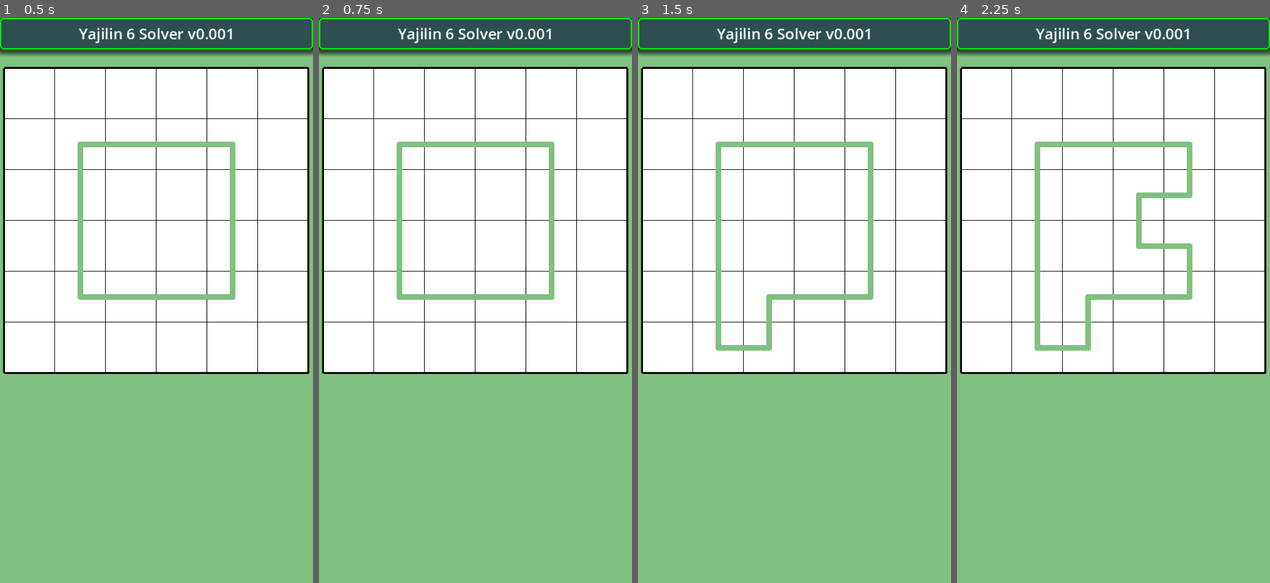
Above: before the commit, frames 1-4 (left to right).
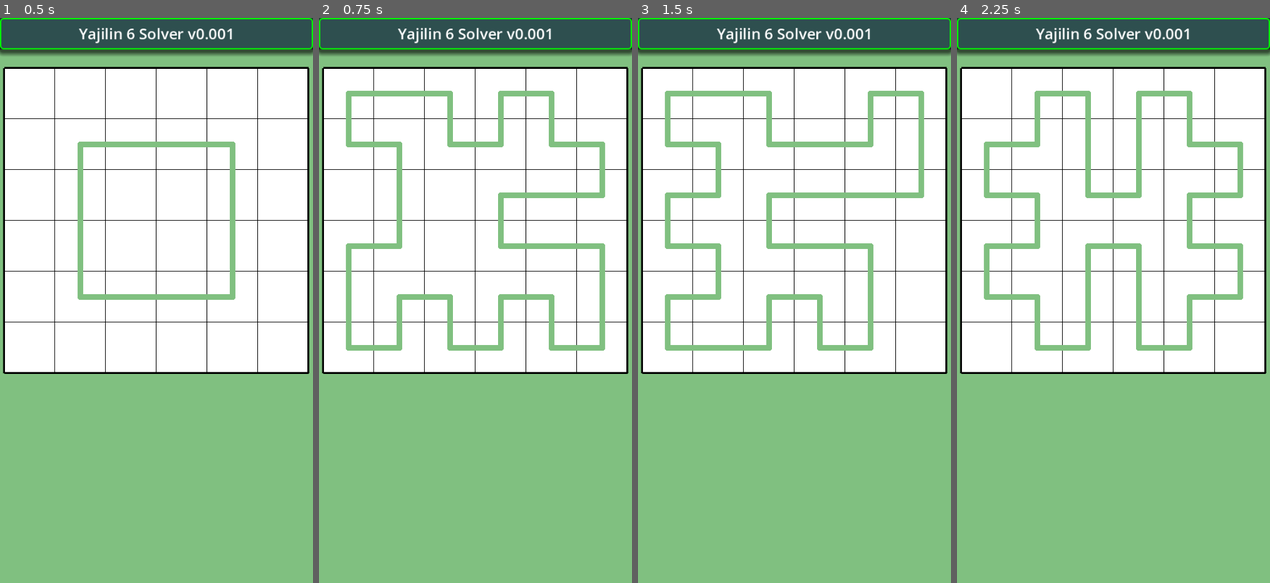
Above: after the commit, the same moments.

Repository: vivisuke/Yajilin6Solver
Game: Godot game, scene res://main.tscn
Same seed, same stepped clock (60 frames per second), same inputs: the game is played once before the commit and once after it.
Inputs (mouse positions are in pixels of both pictures, inside the frame that each line leads up to):
- Up to frame 1 (0.5 s): no input
- Up to frame 2 (0.75 s): tap Enter at 0.5 s; move the mouse to (544, 272) at 0.52 s; click (544, 272) at 0.67 s
- Up to frame 3 (1.5 s): tap Space at 1.25 s; move the mouse to (731, 328) at 1.27 s; click (731, 328) at 1.42 s
- Up to frame 4 (2.25 s): tap Enter at 2 s; move the mouse to (1144, 176) at 2.02 s; click (1144, 176) at 2.17 s

Frame 1 is identical in both runs. In frame 2, 5.3% of the frame differs, in the area x 8-92%, y 12-59%; in frame 3, 4.7%; in frame 4, 6.1%.

Commit message:
0013 ◎ C 02/15 02/15 0.001│ToDo│Board6x6：ループランダム生成 0014 ◎ C 02/15 02/15 0.001│ToDo│番人の壁が初期化されていない

Diff:
--- a/Yajilin6Solver/classes/Board6x6.gd
+++ b/Yajilin6Solver/classes/Board6x6.gd
@@ -17,6 +17,7 @@
 const LINE_LEFT = 8
 const DOT = 16
 
+var n_empty = 0
 var ary_board = []
 var dir_order
 
@@ -27,6 +28,7 @@
 func _init():
 	dir_order = [LINE_UP, LINE_DOWN, LINE_LEFT, LINE_RIGHT]
 	ary_board.resize(ARY_SIZE)
+	ary_board.fill(WALL)
 	make_loop()
 	#ary_board[xyToIX(0, 0)] = LINE_RIGHT | LINE_DOWN
 	#ary_board[xyToIX(1, 0)] = LINE_LEFT | LINE_DOWN
@@ -40,7 +42,10 @@
 	#ary_board[xyToIX(5, 0)] = BLACK
 	#ary_board[xyToIX(5, 1)] = DOT
 func make_loop():
-	ary_board.fill(0)
+	#ary_board.fill(0)
+	for y in range(N_VERT):
+		for x in range(N_HORZ):
+			ary_board[xyToIX(x, y)] = EMPTY
 	ary_board[xyToIX(1, 1)] = LINE_RIGHT | LINE_DOWN
 	ary_board[xyToIX(2, 1)] = LINE_LEFT | LINE_RIGHT
 	ary_board[xyToIX(3, 1)] = LINE_LEFT | LINE_RIGHT
@@ -53,6 +58,7 @@
 	ary_board[xyToIX(2, 4)] = LINE_LEFT | LINE_RIGHT
 	ary_board[xyToIX(3, 4)] = LINE_LEFT | LINE_RIGHT
 	ary_board[xyToIX(4, 4)] = LINE_LEFT | LINE_UP
+	n_empty = N_HORZ * N_VERT - 12
 # ２セル縦方向ラインを右に１セルずらす
 # 前提：ary_board[ix] は空欄
 func move_line2_right(ix) -> bool:
@@ -116,6 +122,19 @@
 	#move_line2_right(xyToIX(5, 1))
 	#move_line2_right(xyToIX(2, 2))
 	return false
+func make_loop_random():
+	make_loop()
+	for i in range(10):
+		var lst = []
+		for ix in range(xyToIX(5, 5)+1):
+			if ary_board[ix] == EMPTY: lst.push_back(ix)
+		lst.shuffle()
+		var moved = false
+		for k in range(lst.size()):
+			if move_line(lst[k]):
+				moved = true
+				break
+		if !moved: break
 # Called when the node enters the scene tree for the first time.
 func _ready():
 	pass # Replace with function body.
--- a/Yajilin6Solver/scripts/main.gd
+++ b/Yajilin6Solver/scripts/main.gd
@@ -19,9 +19,10 @@
 
 func _input(event):
 	if event is InputEventMouseButton && event.is_pressed():
-		var mp = $Board/TileMap.local_to_map($Board/TileMap.get_local_mouse_position())
-		print(mp)
-		bd.move_line(xyToIX(mp[0], mp[1]))
+		#var mp = $Board/TileMap.local_to_map($Board/TileMap.get_local_mouse_position())
+		#print(mp)
+		#bd.move_line(xyToIX(mp[0], mp[1]))
+		bd.make_loop_random()
 		$Board/LineLayer.queue_redraw()
 
 func _process(delta):
Not shown, changed: Yajilin6Solver.spr
